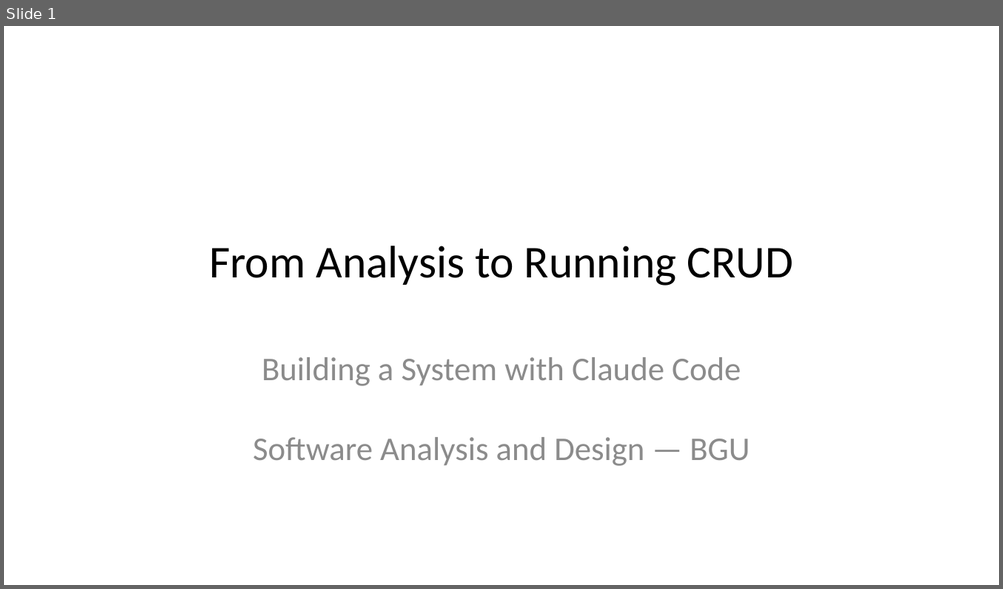
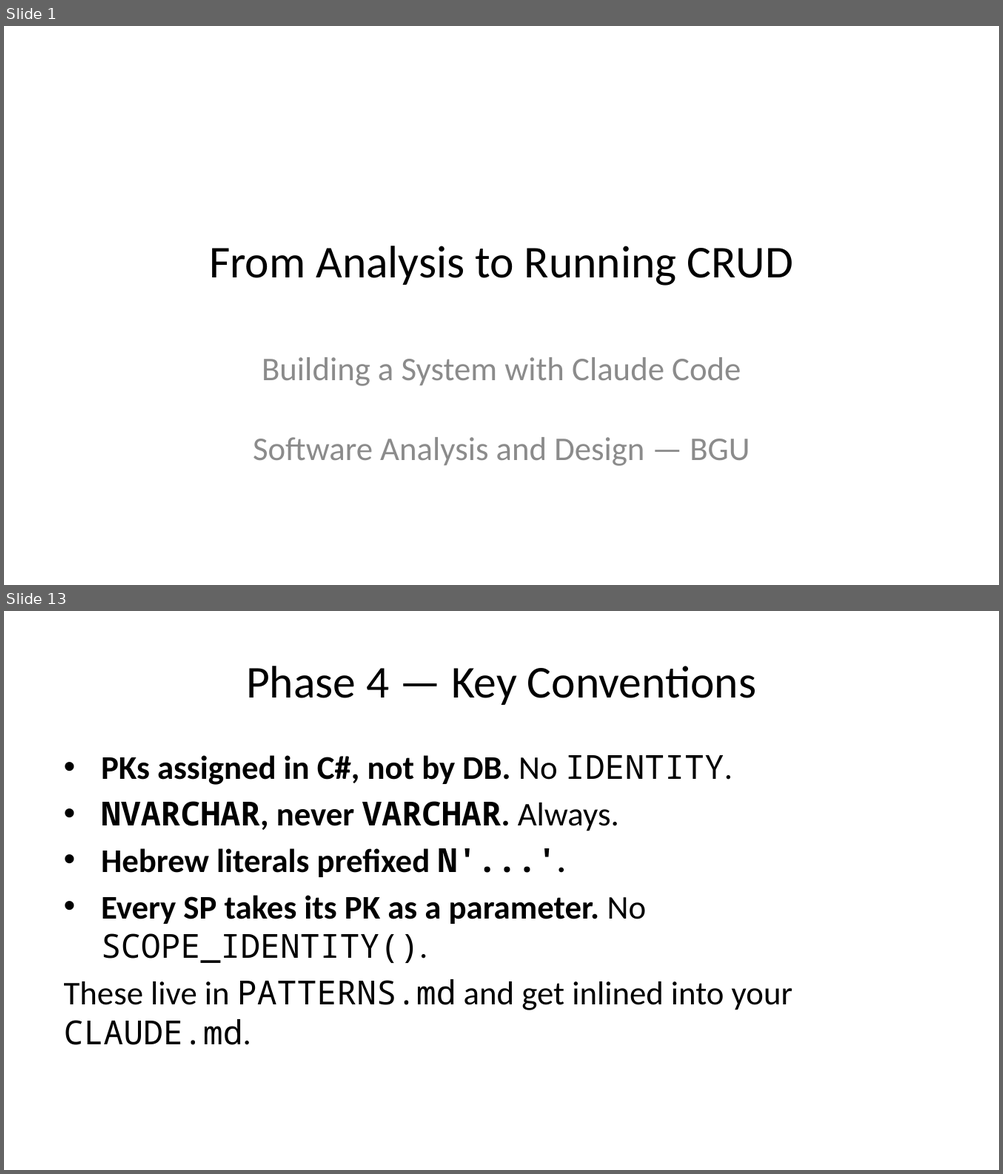
Before and after one commit to dcodish/SAD-sample-project, a slide deck: SLIDE_DECK.pptx. Shown one above the other, each under a label of ours: slide 1 before the commit, slides 1 and 13 after it; the slides between them are not shown. The pictures are 1003x589 and 1003x1174 pixels, drawn with LibreOffice and Linux fonts; fonts in the diff are those of the drawing. Boxes give left, top, right and bottom in pixels: in the first picture for what was removed or moved away, otherwise in the second. Text is boxed around its words. In the diff, an @@ line names an element or a change of style, - is before the commit and + after.

```diff
--- a/SLIDE_DECK.pptx
+++ b/SLIDE_DECK.pptx
@@ slide 13 added at <box>4,611,999,1170</box>, background #FFFFFF @@
@@ title added at <box>246,666,756,705</box>, 33 pt, text #000000 @@
+Phase 4 — Key Conventions
@@ text added at <box>64,755,793,1045</box>, 24 pt, text #000000, bold @@
+• PKs assigned in C#, not by DB. No IDENTITY.
+• NVARCHAR, never VARCHAR. Always.
+• Hebrew literals prefixed N'...'.
+• Every SP takes its PK as a parameter. No SCOPE_IDENTITY().
+These live in PATTERNS.md and get inlined into your CLAUDE.md.
```
Also in this commit, not shown: 18 slides changed, 6 other slides added, 2 other files.
